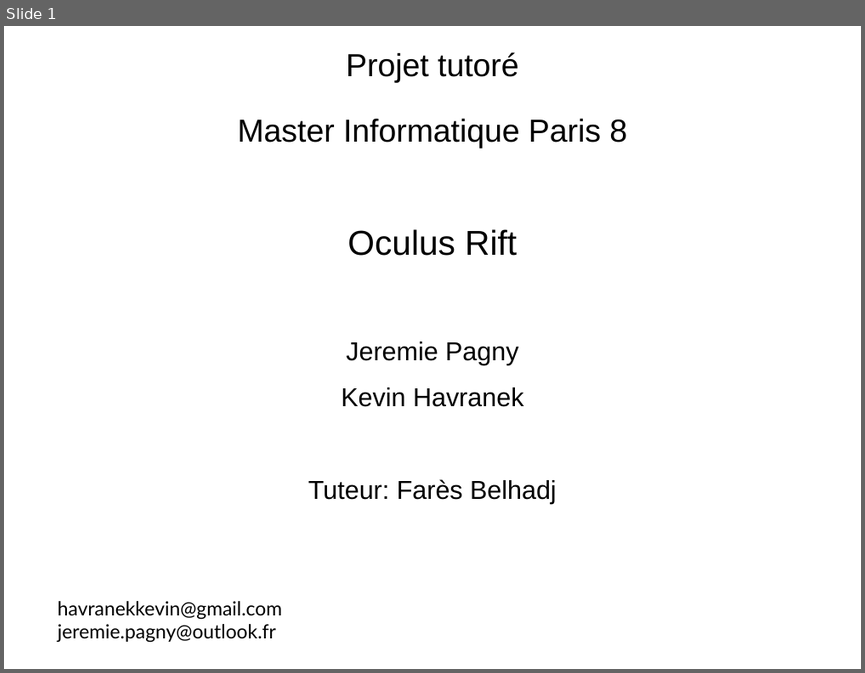
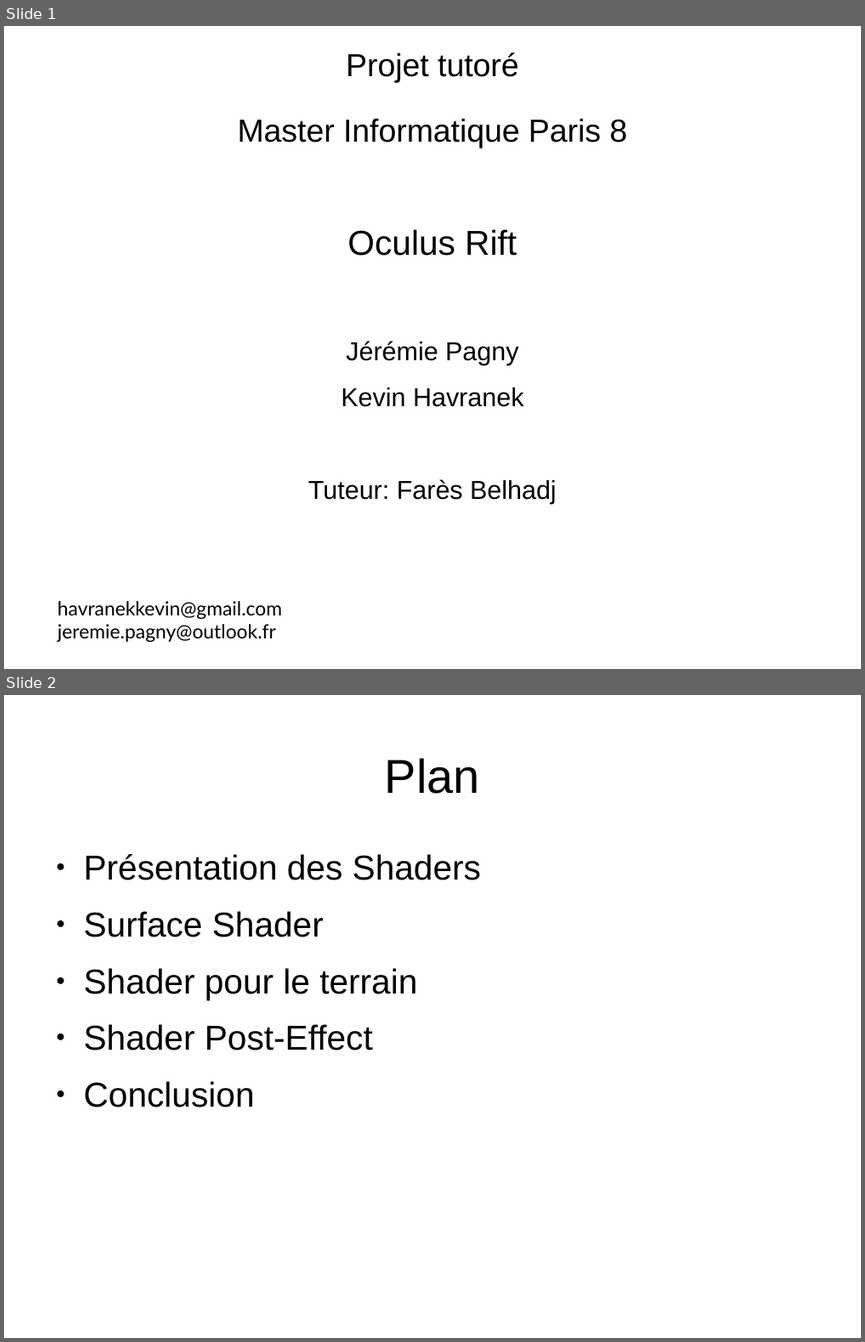
Before and after one commit to Mzartek/OculusRift_Tutoring, a slide deck: Report/second.odp. Shown one above the other, each under a label of ours: slide 1 before the commit, slides 1 and 2 after it. The pictures are 865x673 and 865x1342 pixels, drawn with LibreOffice and Linux fonts; fonts in the diff are those of the drawing. Boxes give left, top, right and bottom in pixels: in the first picture for what was removed or moved away, otherwise in the second. Text is boxed around its words. In the diff, an @@ line names an element or a change of style, - is before the commit and + after.

```diff
--- a/Report/second.odp
+++ b/Report/second.odp
@@ slide 2 added at <box>4,695,861,1338</box>, background #FFFFFF @@
@@ title added at <box>385,758,480,794</box>, 44 pt, text #000000 @@
+Plan
@@ text added at <box>84,854,481,1107</box>, 32 pt, text #000000 @@
+● Présentation des Shaders
+● Surface Shader
+● Shader pour le terrain
+● Shader Post-Effect
+● Conclusion
@@ slide 1 changed as well @@
@@ subtitle at <box>346,340,518,365</box>: text changed @@
-Jeremie Pagny
+Jérémie Pagny
```
Also in this commit, not shown: 5 other slides added, 8 slides removed.
